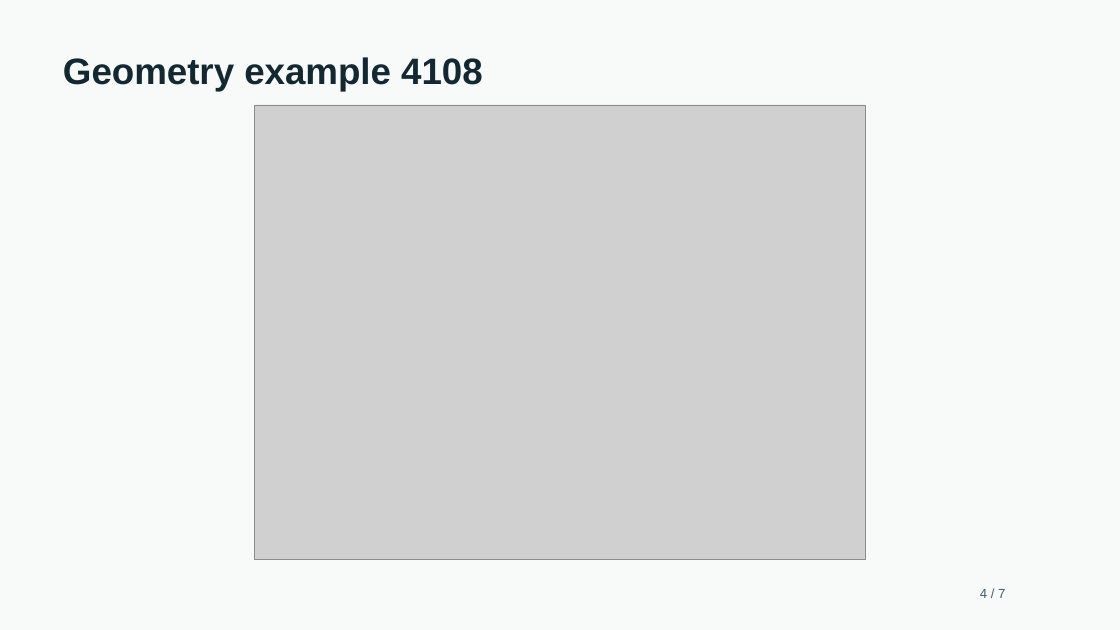
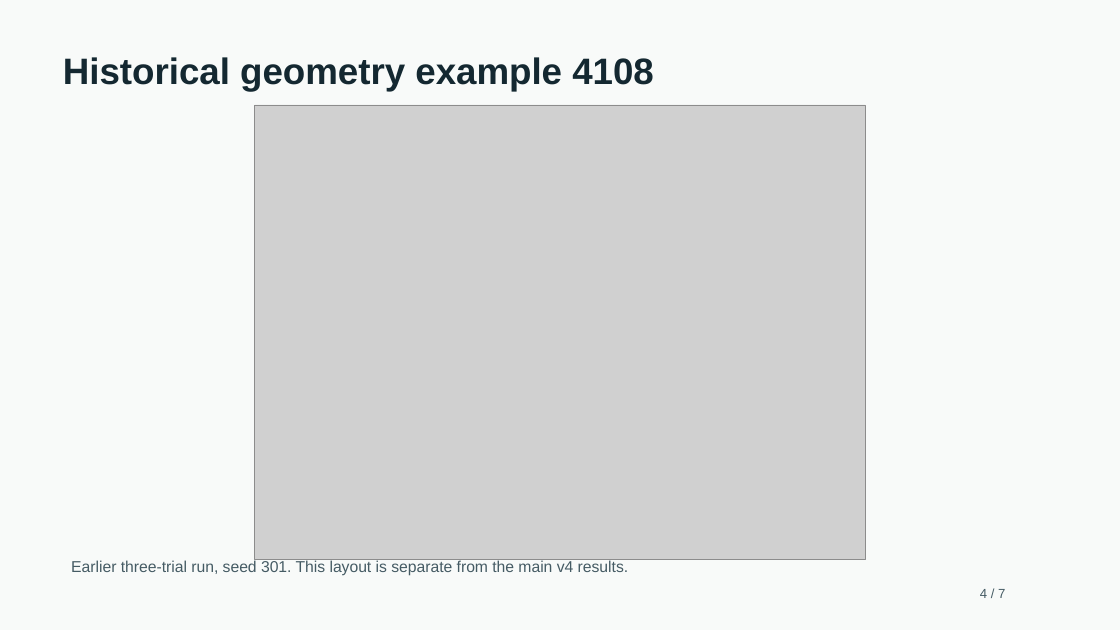
Before and after one commit to AhladM0di/Hybrid-Algorithm-Based-3D-Container-Loading-Optimisation, a slide deck: slide 4 of container_loading/docs/demo_slides.pptx. Drawn at 1120x630 pixels with LibreOffice and Linux fonts; fonts in the diff are those of the drawing; grey boxes stand for pictures. Boxes give left, top, right and bottom in pixels: in the first picture for what was removed or moved away, otherwise in the second. Text is boxed around its words. In the diff, an @@ line names an element or a change of style, - is before the commit and + after.

Commit message:
Finalize five-trial results and address assignment review findings

```diff
--- a/container_loading/docs/demo_slides.pptx
+++ b/container_loading/docs/demo_slides.pptx
@@ text at box(63, 57, 654, 92): text changed @@
-Geometry example 4108
+Historical geometry example 4108
@@ text added at box(71, 560, 629, 576), 13.5 pt, text #455B64 @@
+Earlier three-trial run, seed 301. This layout is separate from the main v4 results.
```
Also in this commit, not shown: 4 other slides changed, 1 slide added, 1 slide removed, 22 other files.
